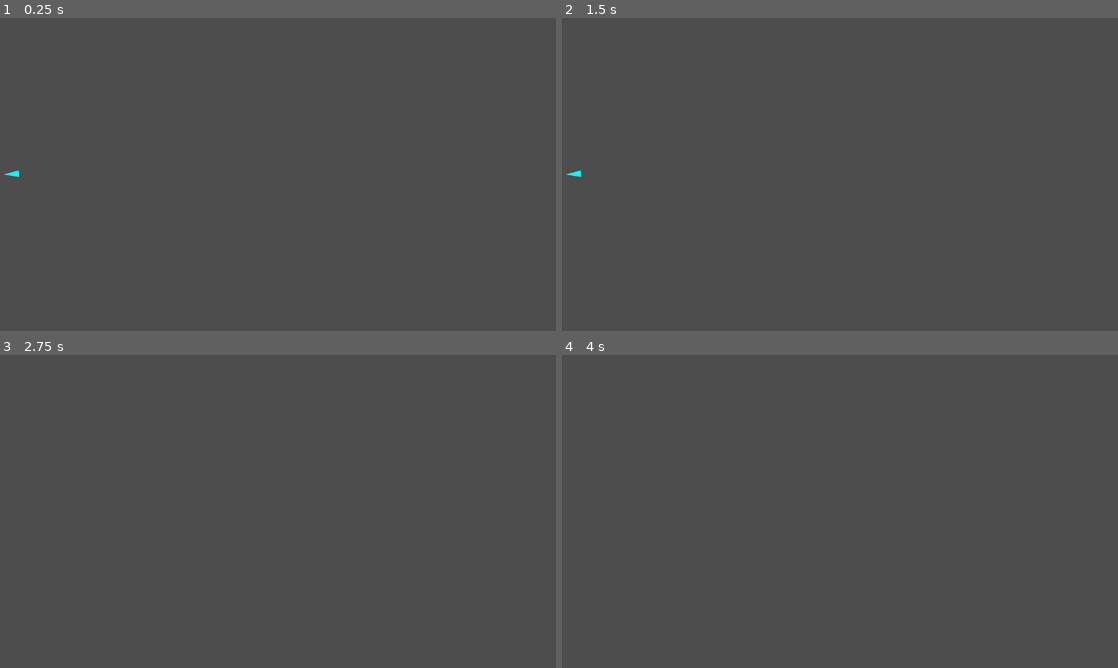
Above: before the commit, frames 1-4 (two rows, left to right).
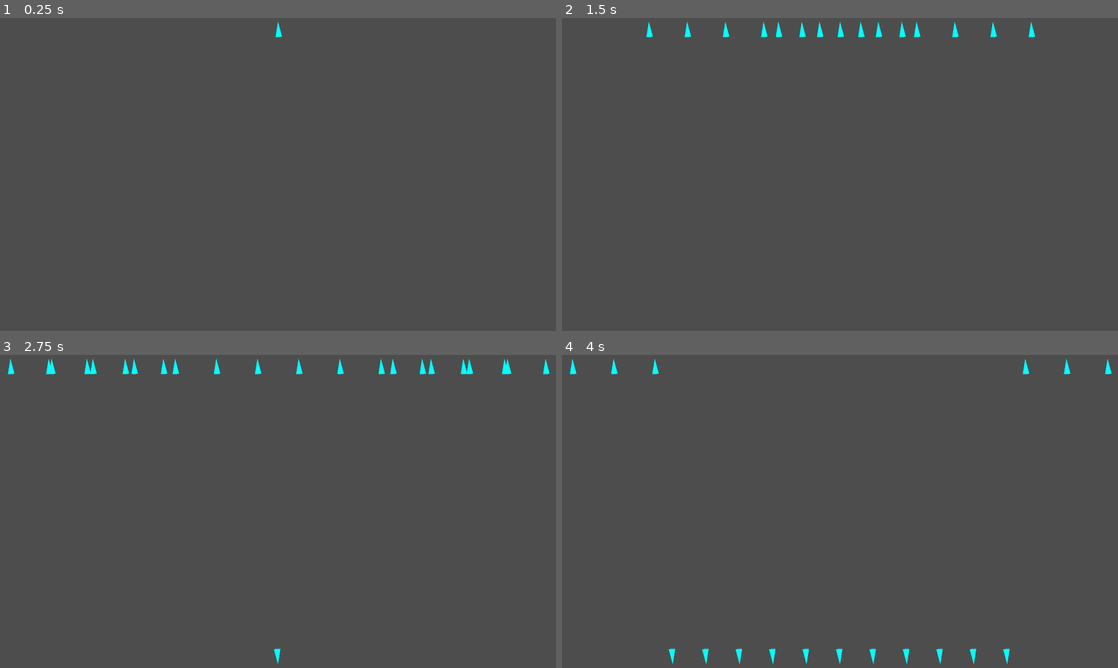
Above: after the commit, the same moments.

Repository: yancouto/psych0
Game: Godot game, scene res://runner.tscn
Two runs of this game, one before a commit and one after it. Both use one fixed random seed, a clock stepped at 60 frames per second and the inputs below.
Inputs (mouse positions are in pixels of both pictures, inside the frame that each line leads up to):
- Up to frame 1 (0.25 s): no input
- Up to frame 2 (1.5 s): move the mouse to (962, 158) at 0.52 s; press the mouse at (962, 158) at 0.53 s; hold D (move_right) 0.53-1.28 s; move the mouse to (728, 190) at 1.27 s; release the mouse at (728, 190) at 1.28 s; hold S (move_down) from 1.28 s (still down); click (728, 190) at 1.35 s
- Up to frame 3 (2.75 s): move the mouse to (333, 442) at 2.02 s; release S (move_down) at 2.03 s; press the mouse at (333, 442) at 2.03 s; hold D (move_right) from 2.03 s (still down)
- Up to frame 4 (4 s): move the mouse to (812, 574) at 2.77 s; release D (move_right) at 2.78 s; release the mouse at (812, 574) at 2.78 s; hold W (move_up) 2.78-3.53 s; click (812, 574) at 2.85 s; move the mouse to (1006, 558) at 3.52 s; press the mouse at (1006, 558) at 3.53 s; hold A (move_left) from 3.53 s (still down)

The runs differ from the first frame. In frame 1, less than 0.1% of the frame differs, in the area x 0-51%, y 1-51%; in frame 2, 0.6%; in frame 3, 0.8%, in the area x 1-99%, y 1-99%; in frame 4, 0.6%.

Commit message:
Add V horizontal line placement
closes #4

Diff:
--- a/editor/formation.gd
+++ b/editor/formation.gd
@@ -44,7 +44,6 @@
 		func _init(margin: float = 0):
 			self.margin = margin
 		func positions(n: int, radius: float, len: float) -> Array[Vector2]:
-			assert(n > 0)
 			if n == 1:
 				return [Vector2(len / 2, 0)]
 			var pos: Array[Vector2] = []
@@ -54,6 +53,21 @@
 				var x := i * dist + radius * (2 * i + 1)
 				pos.append(Vector2(x + margin, 0))
 			return pos
+
+	class V extends HorizontalLinePlacement:
+		# How much to vary y between enemies
+		var dy: float
+		var margin: float
+		func _init(dy: float, margin: float = 0):
+			self.dy = dy
+			self.margin = margin
+		func positions(n: int, radius: float, len: float) -> Array[Vector2]:
+			# Let's reuse the math from Distribute, and only change the y
+			var pos := Distribute.new(margin).positions(n, radius, len)
+			for i in range(n):
+				pos[i].y = floorf(absf(i - ((n - 1.) / 2.))) * dy
+			return pos
+
 	# Position of enemies, assuming screen horizontal size is len
 	# y will start at 0 and go torwards positive
 	func positions(n: int, radius: float, len: float) -> Array[Vector2]:
--- a/editor/level_builder.gd
+++ b/editor/level_builder.gd
@@ -1,7 +1,7 @@
 class_name LevelBuilder
 
-static var W = 1600
-static var H = 900
+static var W := 1600.
+static var H := 900.
 
 var events: Array[BuilderEvent] = []
 
@@ -14,6 +14,10 @@
 
 func spawn(f: Formation) -> void:
 	events.append(BuilderEvent.Spawn.new(f))
+
+# Debug only. Clears everything before this event.
+func reset() -> void:
+	events.clear()
 
 func build() -> Level:
 	var cur_time := LevelEvent.LevelTime.new(0, 0)
--- a/levels/level1.gd
+++ b/levels/level1.gd
@@ -1,10 +1,10 @@
 extends LevelBuilder
 
-var F = Formation
+var F := Formation
 
 func _init():
-	const r = 25
-	const s = 300
+	const r := 25
+	const s := 300
 	var screen_angle := Vector2(H/2, W/2).angle()
 
 	wait(2)
@@ -23,3 +23,11 @@
 	wait(1)
 	spawn(F.HorizontalLine.new(12, F.HorizontalLineSide.Bottom, F.HorizontalLinePlacement.Distribute.new(), 400, 30))
 	wait_until_no_enemies()
+
+	reset()
+	spawn(F.HorizontalLine.new(15, F.HorizontalLineSide.Top, F.HorizontalLinePlacement.V.new(100), 400))
+	wait(1)
+	spawn(F.HorizontalLine.new(14, F.HorizontalLineSide.Top, F.HorizontalLinePlacement.V.new(100), 400))
+	wait(1.5)
+	spawn(F.HorizontalLine.new(17, F.HorizontalLineSide.Bottom, F.HorizontalLinePlacement.V.new(100), 400))
+	wait_until_no_enemies()
